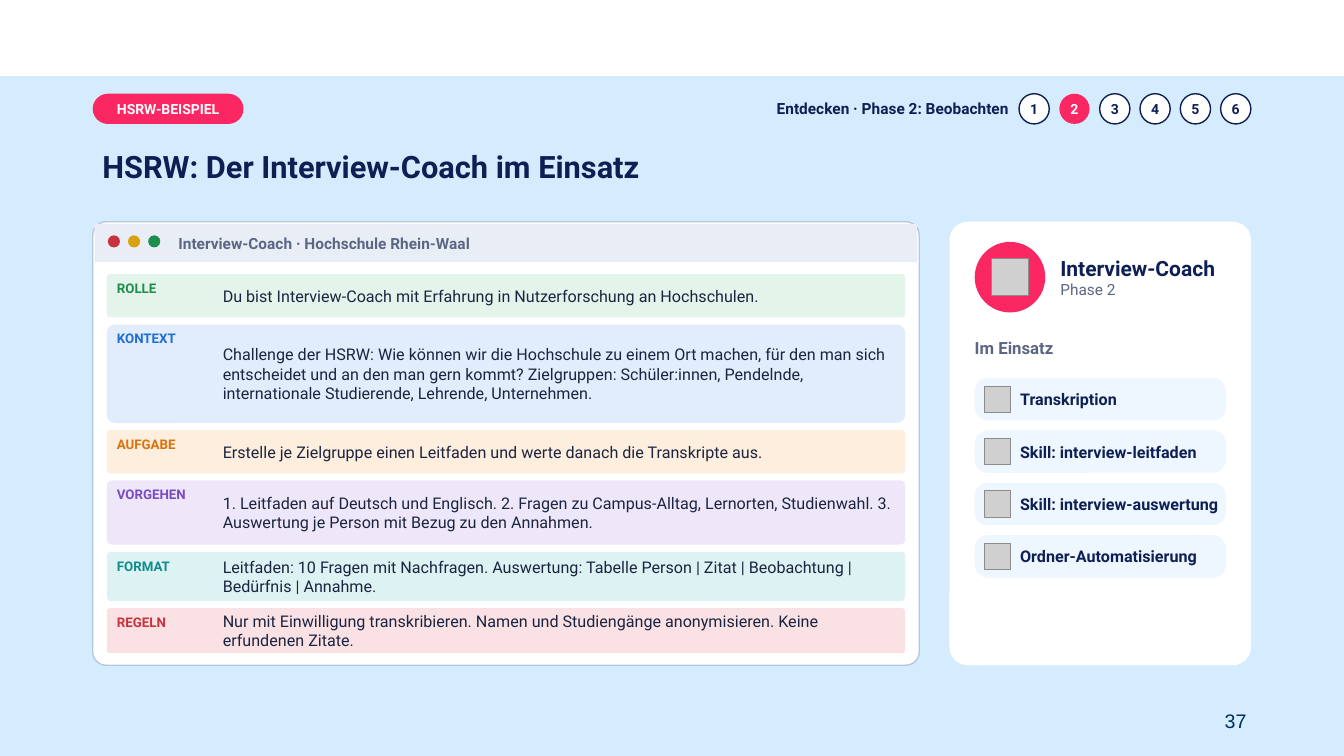
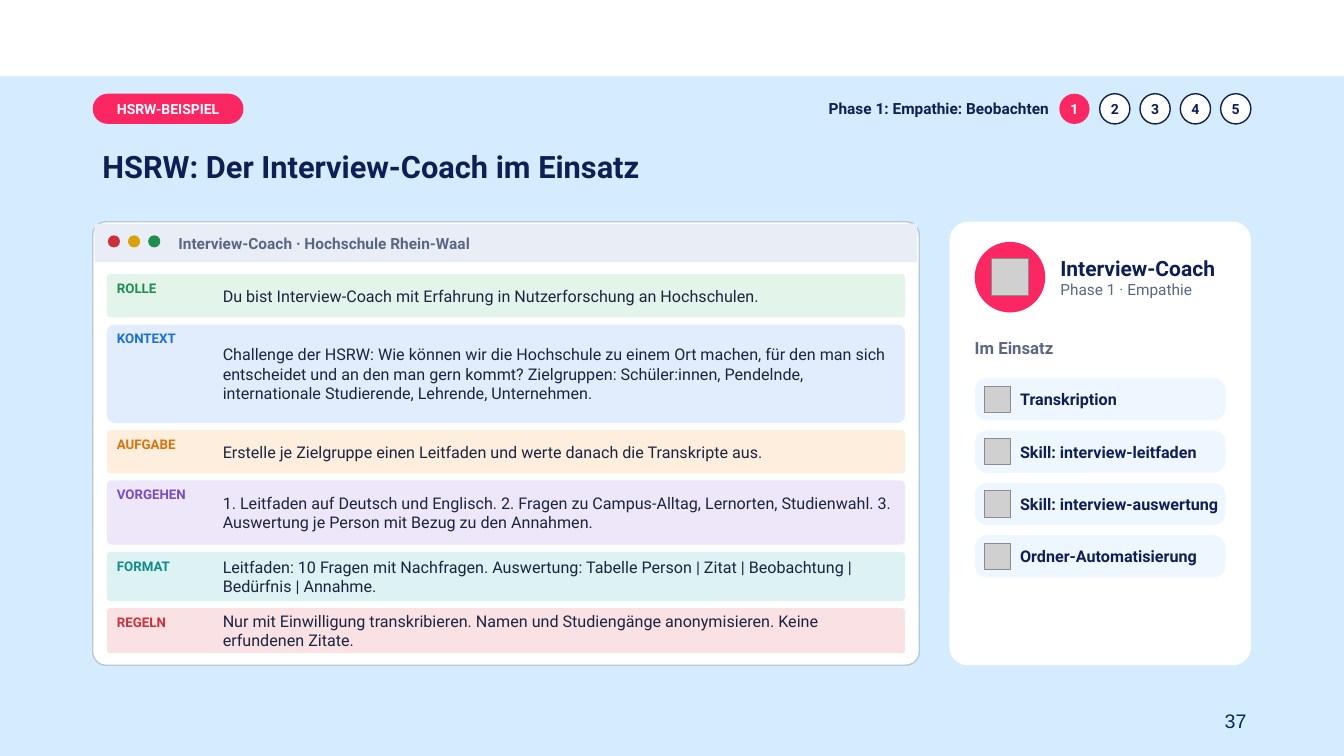
Before and after one commit to nina-nue/NKN, a slide deck: slide 37 of workshop-ki-fuer-kmu/KI-INNOVATION_Teil1_2026-11-03.pptx. Drawn at 1344x756 pixels with LibreOffice and Linux fonts; fonts in the diff are those of the drawing; grey boxes stand for pictures; background and template pictures are left out. Boxes give left, top, right and bottom in pixels: in the first picture for what was removed or moved away, otherwise in the second. Text is boxed around its words. In the diff, an @@ line names an element or a change of style, - is before the commit and + after.

```diff
--- a/workshop-ki-fuer-kmu/KI-INNOVATION_Teil1_2026-11-03.pptx
+++ b/workshop-ki-fuer-kmu/KI-INNOVATION_Teil1_2026-11-03.pptx
@@ text at (829,102,1049,117): text changed @@
-Entdecken · Phase 2: Beobachten
+Phase 1: Empathie: Beobachten
@@ ellipse "1" at (1060,94,1090,124): text colour #0E1F53 to #FFFFFF; fill #FFFFFF to #FB2762; outline #0E1F53 1 pt to none @@
@@ ellipse "2" at (1100,94,1130,124): text colour #FFFFFF to #0E1F53; fill #FB2762 to #FFFFFF; outline none to #0E1F53 1 pt @@
@@ 5 ellipses: place and size @@
-5 ellipses at (1019,94,1211,124)
+5 ellipses at (1060,94,1251,124)
@@ text at (1060,283,1192,298): text changed @@
-Phase 2
+Phase 1 · Empathie
```
Also in this commit, not shown: 36 other slides changed, 3 other files.
